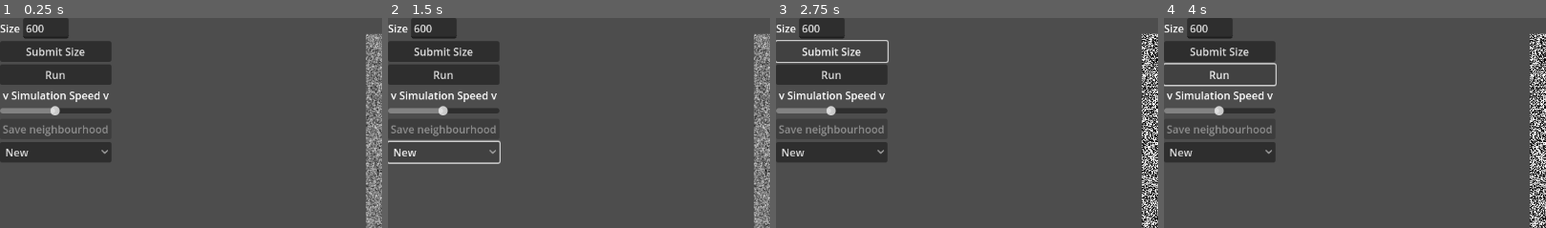
Above: before the commit, frames 1-4 (left to right).
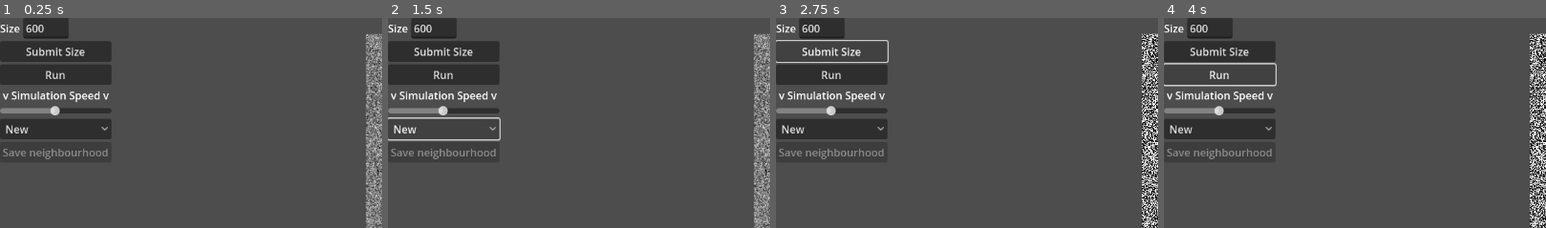
Above: after the commit, the same moments.

Repository: ARJourneaux/cellular-automaton
Game: Godot game, scene res://main.tscn
The game is run twice, just before and just after one commit, with the same random seed, the same clock (stepped at 60 frames per second) and the same inputs.
Inputs:
- Up to frame 1 (0.25 s): no input
- Up to frame 2 (1.5 s): click "New" at 0.5 s; click "New" at 1.25 s
- Up to frame 3 (2.75 s): click "Submit Size" at 2 s
- Up to frame 4 (4 s): click "Run" at 2.75 s; click "Stop" at 3.5 s
The pictures show only the part of the screen within x 0-50%, y 0-50%; the shares and areas given below are measured in that part.

The runs differ from the first frame. In frame 1, 1.2% of the frame differs, in the area x 0-29%, y 50-68%; in frame 2, 1.9%, in the area x 0-30%, y 47-70%; in frame 3, 1.2%; in frame 4, 1.2%.
Error in both runs: Attempt to call function 'get_files' in base 'null instance' on a null instance. (res://Scripts/SHADER_CREATOR.gd:46)

Commit message:
Switched dropdown and save button

Diff:
--- a/main.tscn
+++ b/main.tscn
@@ -69,12 +69,12 @@
 step = 0.01
 value = 0.5
 
+[node name="shader_dropdown" type="OptionButton" parent="VBoxContainer"]
+layout_mode = 2
+
 [node name="save_shader" type="Button" parent="VBoxContainer"]
 layout_mode = 2
 text = "Save neighbourhood"
-
-[node name="shader_dropdown" type="OptionButton" parent="VBoxContainer"]
-layout_mode = 2
 
 [node name="TileMapLayer" type="TileMapLayer" parent="."]
 position = Vector2(300, 500)
Not shown: 1 places in main.tscn that only renumber resources
